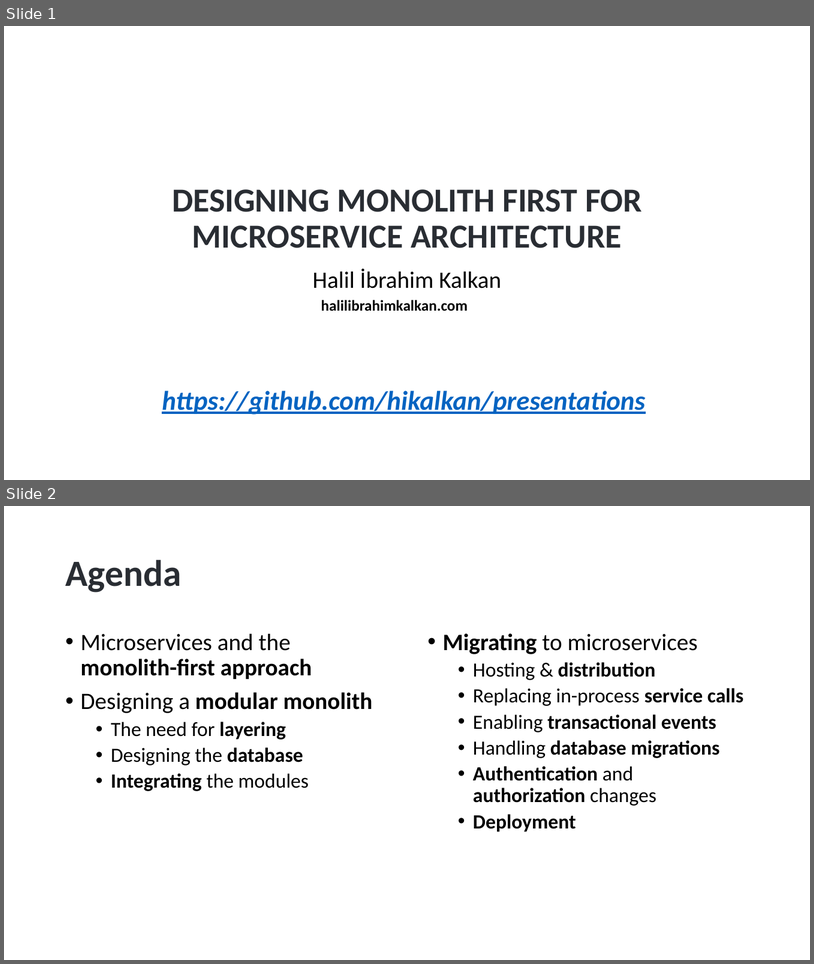
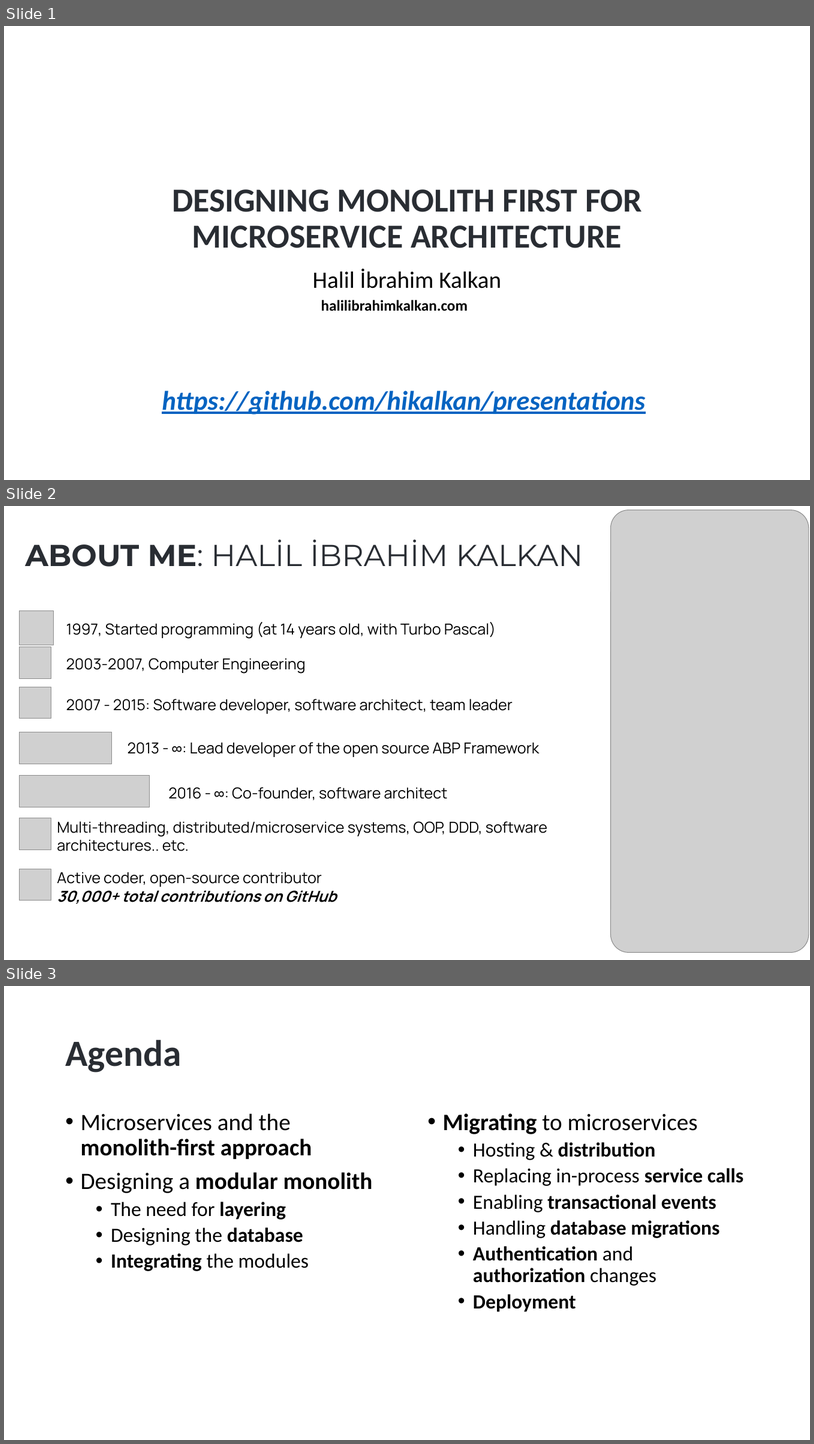
Before and after one commit to hikalkan/presentations, a slide deck: 2025-04-16 Roma Designing Monolith First For Microservices/Monolith First Presentation.pptx. Shown one above the other, each under a label of ours: slides 1 and 2 before the commit, slides 1, 2 and 3 after it. The pictures are 814x964 and 814x1444 pixels, drawn with LibreOffice and Linux fonts; fonts in the diff are those of the drawing; grey boxes stand for pictures; background and template pictures are left out. Boxes give left, top, right and bottom in pixels: in the first picture for what was removed or moved away, otherwise in the second. Text is boxed around its words. In the diff, an @@ line names an element or a change of style, - is before the commit and + after.

```diff
--- a/2025-04-16 Roma Designing Monolith First For Microservices/Monolith First Presentation.pptx
+++ b/2025-04-16 Roma Designing Monolith First For Microservices/Monolith First Presentation.pptx
@@ slide 2 added at (x1=4, y1=506, x2=810, y2=960), background #FFFFFF @@
@@ picture added at (x1=611, y1=510, x2=810, y2=952) @@
@@ text added at (x1=25, y1=540, x2=584, y2=567), 36 pt, text #292D33 @@
+ABOUT ME: HALİL İBRAHİM KALKAN
@@ picture added at (x1=19, y1=610, x2=54, y2=645) @@
@@ text added at (x1=66, y1=622, x2=496, y2=639), 18 pt, text #000000 @@
+1997, Started programming (at 14 years old, with Turbo Pascal)
@@ picture added at (x1=20, y1=647, x2=51, y2=678) @@
@@ text added at (x1=66, y1=658, x2=306, y2=673), 18 pt, text #000000 @@
+2003-2007, Computer Engineering
@@ picture added at (x1=20, y1=687, x2=51, y2=718) @@
@@ text added at (x1=66, y1=699, x2=513, y2=714), 18 pt, text #000000 @@
+2007 - 2015: Software developer, software architect, team leader
@@ picture added at (x1=20, y1=732, x2=112, y2=763) @@
@@ text added at (x1=128, y1=742, x2=539, y2=757), 18 pt, text #000000 @@
+2013 - ∞: Lead developer of the open source ABP Framework
@@ picture added at (x1=20, y1=775, x2=150, y2=807) @@
@@ text added at (x1=168, y1=787, x2=448, y2=800), 18 pt, text #000000 @@
+2016 - ∞: Co-founder, software architect
@@ picture added at (x1=20, y1=818, x2=51, y2=850) @@
@@ text added at (x1=57, y1=821, x2=548, y2=851), 18 pt, text #000000 @@
+Multi-threading, distributed/microservice systems, OOP, DDD, software architectures.. etc.
@@ picture added at (x1=20, y1=868, x2=51, y2=900) @@
@@ text added at (x1=57, y1=871, x2=337, y2=904), 18 pt, text #000000 @@
+Active coder, open-source contributor
+30,000+ total contributions on GitHub
@@ what was slide 2 is now slide 3 @@
```
